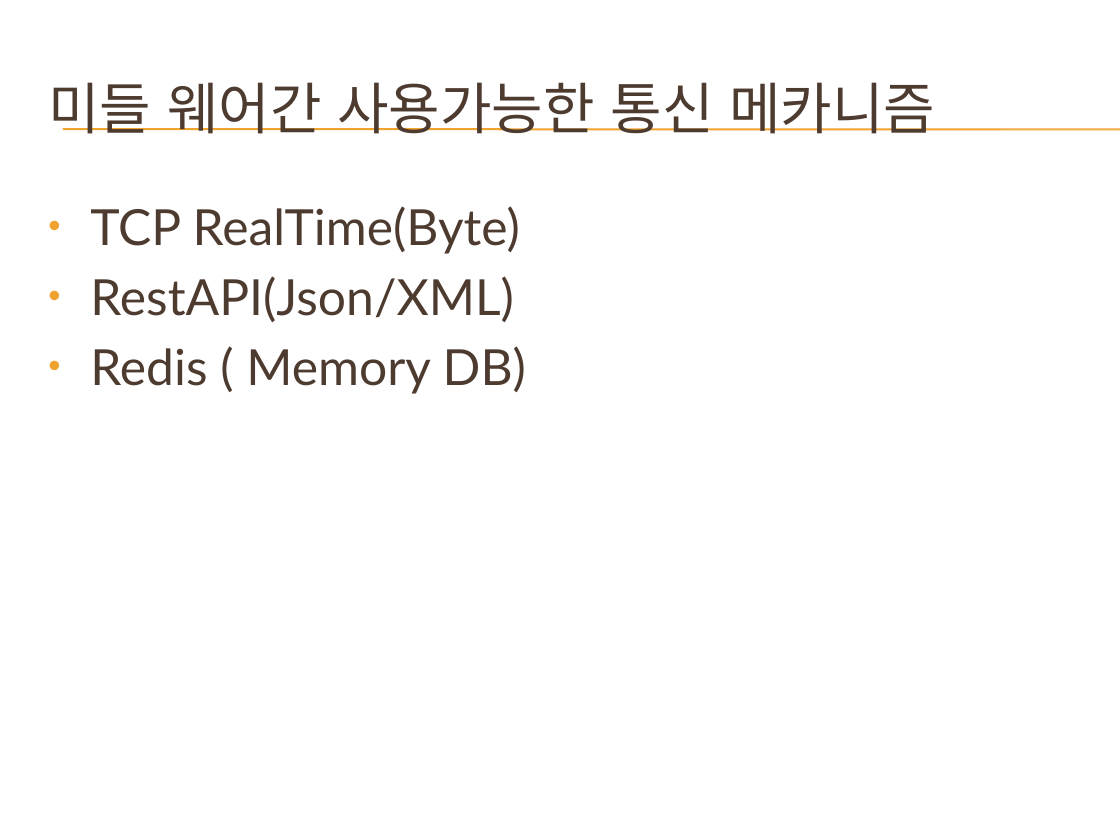
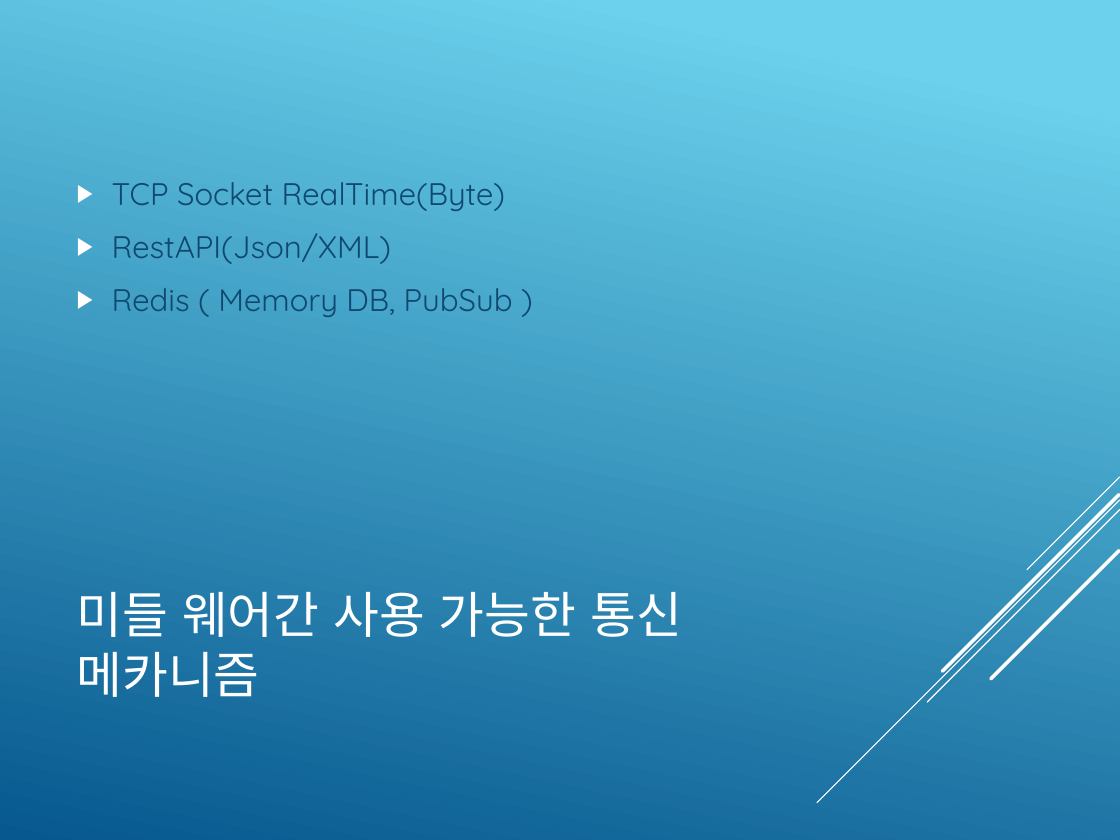
Before and after one commit to psmon/AkkaNetTest, a slide deck: slide 6 of AkkaForMicroService.pptx. Drawn at 1120x840 pixels with LibreOffice and Linux fonts; fonts in the diff are those of the drawing; background and template pictures are left out. Boxes give left, top, right and bottom in pixels: in the first picture for what was removed or moved away, otherwise in the second. Text is boxed around its words. In the diff, an @@ line names an element or a change of style, - is before the commit and + after.

```diff
--- a/AkkaForMicroService.pptx
+++ b/AkkaForMicroService.pptx
@@ background picture (left out) to gradient #6ED2EB to #06588E @@
@@ text "TCP Socket RealTime(Byte)": place and size @@
-text "TCP Socket RealTime(Byte)" at [90,206,526,394]
+text "TCP Socket RealTime(Byte)" at [112,182,513,317]
@@ text "TCP Socket RealTime(Byte)" at [112,182,513,317]: vertical alignment top to middle @@
@@ line removed from (63, 129) to (1120, 129) @@
@@ line removed from (63, 130) to (1120, 130) @@
@@ text at [112,182,506,211]: text changed; size 32 to 20 pt; font Lato to Quicksand; text colour #4E3B30 to #0F496F @@
-• TCP RealTime(Byte)
+▶ TCP Socket RealTime(Byte)
@@ text at [112,233,391,264]: size 32 to 20 pt, font Lato to Quicksand, text colour #4E3B30 to #0F496F in "RestAPI(Json/XML)"; bullet • to ▶; more space between paragraphs; bullet colour #F0A22E to #FFFFFF @@
@@ text at [112,288,513,317]: text changed; size 32 to 20 pt; font Lato to Quicksand; text colour #4E3B30 to #0F496F @@
-• Redis ( Memory DB)
+▶ Redis ( Memory DB, PubSub )
@@ group added at [818,477,1120,803]: 5 lines @@
@@ title at [77,592,682,697]: text changed; size 36 to 32 pt; font Lato to Quicksand; text colour #4E3B30 to #FFFFFF @@
-미들 웨어간 사용가능한 통신 메카니즘
+미들 웨어간 사용 가능한 통신 메카니즘
```
Also in this commit, not shown: 9 other slides changed, 1 slide added, 1 slide removed, 5 other files.
